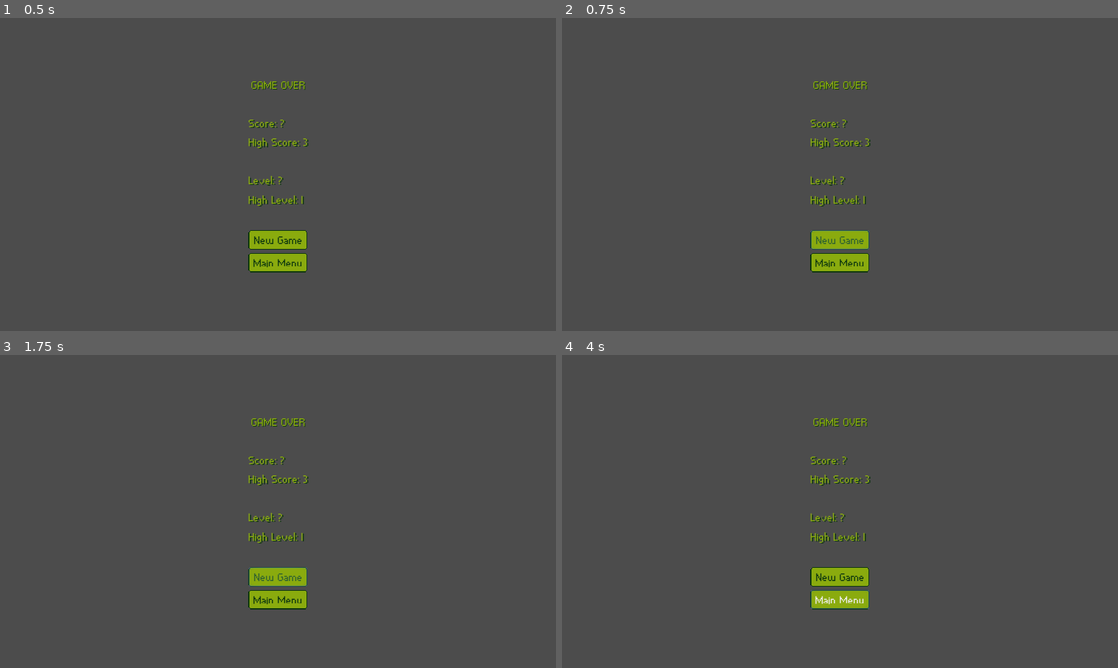
Above: before the commit, frames 1-4 (two rows, left to right).
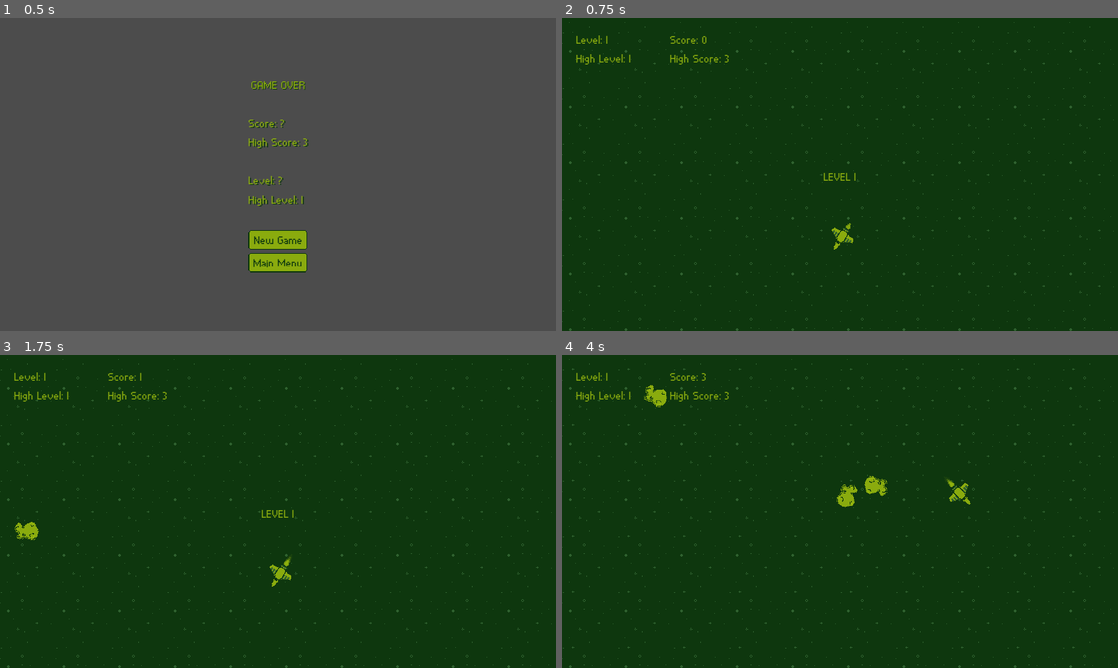
Above: after the commit, the same moments.

Repository: felipe-canever-fernandes/dodger
Game: Godot game, scene res://hud/GameOverScreen.tscn
Same seed, same stepped clock (60 frames per second), same inputs: the game is played once before the commit and once after it. This scene is started directly instead of the project's main scene.
Inputs (mouse positions are in pixels of both pictures, inside the frame that each line leads up to):
- Up to frame 1 (0.5 s): no input
- Up to frame 2 (0.75 s): click "New Game" at 0.5 s
- Up to frame 3 (1.75 s): click (278, 577) at 1.25 s, where only the run before the commit has a clickable "New Game"
- Up to frame 4 (4 s): click (840, 577) at 2 s, where only the run before the commit has a clickable "New Game"; click (840, 599) at 2.75 s, where only the run before the commit has a clickable "Main Menu"; move the mouse to (962, 495) at 3.52 s

Frame 1 is identical in both runs. In frame 2, 100% of the frame differs, in the area x 0-100%, y 0-100%; in frame 3, 100%; in frame 4, 100%.

Commit message:
Implement game over screen's new game button

Diff:
--- a/hud/GameOverScreen.tscn
+++ b/hud/GameOverScreen.tscn
@@ -85,3 +85,4 @@
 margin_right = 65.0
 margin_bottom = 224.0
 text = "Main Menu"
+[connection signal="pressed" from="VBoxContainer/NewGameButton" to="." method="_on_NewGameButton_pressed"]
--- a/scripts/GameOverScreen.gd
+++ b/scripts/GameOverScreen.gd
@@ -1,5 +1,8 @@
 class_name GameOverScreen
 extends CenterContainer
+
+const NEW_GAME_MENU_SCENE := preload("res://menus/NewGameMenu.tscn")
+const LEVEL_SCENE := preload("res://levels/Main.tscn")
 
 onready var high_score_label: Label = $VBoxContainer/HighScoreLabel
 onready var high_level_label: Label = $VBoxContainer/HighLevelLabel
@@ -7,3 +10,9 @@
 func _ready() -> void:
 	high_score_label.text = "High Score: %s" % Global.high_score
 	high_level_label.text = "High Level: %s" % Global.high_level
+
+func _on_NewGameButton_pressed() -> void:
+	var scene := LEVEL_SCENE if Global.high_level == 1 else NEW_GAME_MENU_SCENE
+
+	# warning-ignore:return_value_discarded
+	get_tree().change_scene_to(scene)
